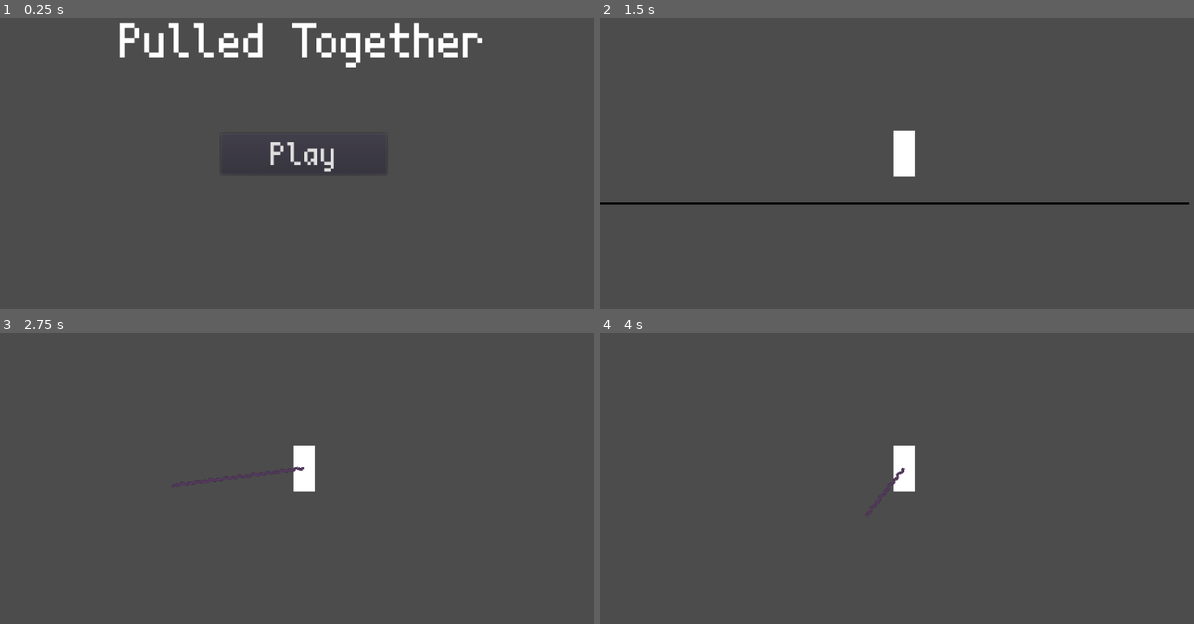
Above: before the commit, frames 1-4 (two rows, left to right).
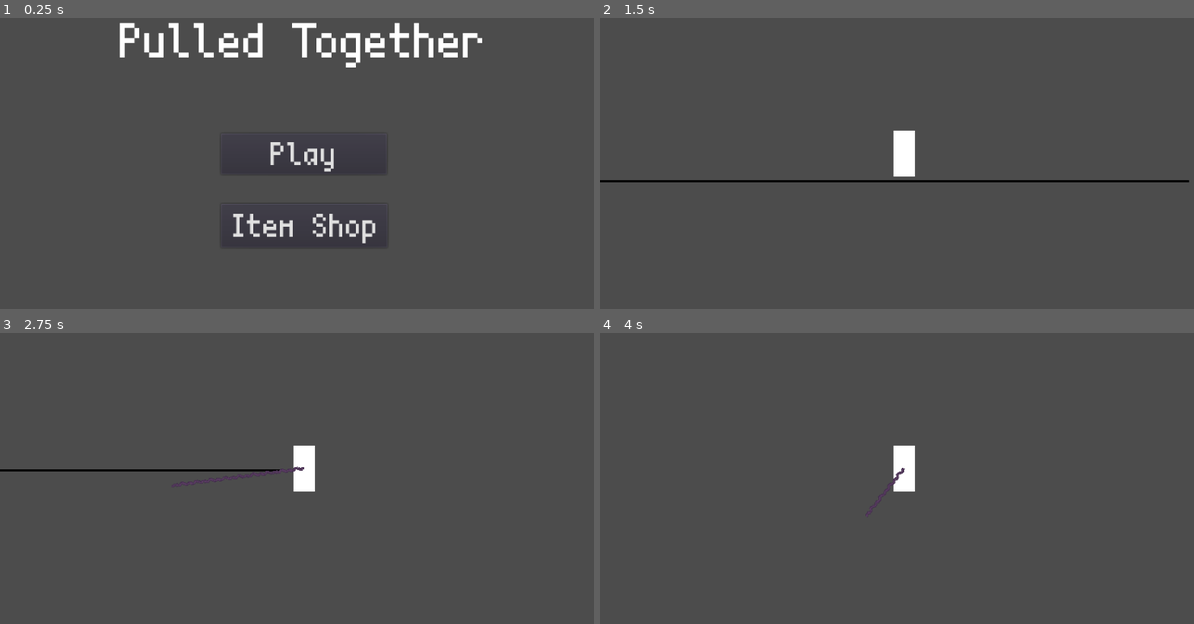
Above: after the commit, the same moments.

Repository: ShadowFungi/Pulled-Together
Game: Godot game, scene res://Scenes/Menus/MainMenu.tscn
The game is run twice, just before and just after one commit, with the same random seed, the same clock (stepped at 60 frames per second) and the same inputs.
Inputs (mouse positions are in pixels of both pictures, inside the frame that each line leads up to):
- Up to frame 1 (0.25 s): no input
- Up to frame 2 (1.5 s): click (902, 224) at 0.5 s, where only the run after the commit has a clickable "Item Shop"; click "Play" at 1.25 s
- Up to frame 3 (2.75 s): tap Enter at 2 s; move the mouse to (439, 452) at 2.02 s; hold D (move_right) from 2.03 s (still down); click (439, 452) at 2.1 s; tap W (jump) at 2.27 s
- Up to frame 4 (4 s): tap Space at 2.75 s; move the mouse to (784, 487) at 2.77 s; click (784, 487) at 2.85 s; tap W (jump) at 3.02 s; tap Enter at 3.5 s; move the mouse to (962, 394) at 3.52 s; release D (move_right) at 3.53 s; hold A (move_left) from 3.53 s (still down); click (962, 394) at 3.6 s

The runs differ from the first frame. In frame 1, 0.7% of the frame differs, in the area x 39-64%, y 67-78%; in frame 2, 1.6%, in the area x 0-100%, y 55-65%; in frame 3, 0.4%; in frame 4, nothing differs.

Commit message:
fixed some merge isusses I had

Diff:
--- /dev/null
+++ b/Assets/Fonts/ScientificaButton.tres
@@ -0,0 +1,7 @@
+[gd_resource type="DynamicFont" load_steps=2 format=2]
+
+[ext_resource path="res://Assets/Fonts/scientifica.ttf" type="DynamicFontData" id=1]
+
+[resource]
+size = 50
+font_data = ExtResource( 1 )
--- a/Scenes/Menus/MainMenu.tscn
+++ b/Scenes/Menus/MainMenu.tscn
@@ -1,12 +1,8 @@
-[gd_scene load_steps=5 format=2]
+[gd_scene load_steps=4 format=2]
 
-[ext_resource path="res://Assets/Fonts/scientifica.ttf" type="DynamicFontData" id=1]
+[ext_resource path="res://Assets/Fonts/ScientificaButton.tres" type="DynamicFont" id=1]
 [ext_resource path="res://Scripts/MainMenu.gd" type="Script" id=2]
-[ext_resource path="res://Assets/Fonts/Scientifica.tres" type="DynamicFont" id=3]
-
-[sub_resource type="DynamicFont" id=1]
-size = 50
-font_data = ExtResource( 1 )
+[ext_resource path="res://Assets/Fonts/TitleScientifica.tres" type="DynamicFont" id=3]
 
 [node name="Control" type="Control"]
 anchor_right = 1.0
@@ -31,7 +27,7 @@
 "_edit_use_anchors_": false
 }
 
-[node name="Start" type="Button" parent="."]
+[node name="Play" type="Button" parent="."]
 anchor_left = 0.5
 anchor_top = 0.5
 anchor_right = 0.5
@@ -40,10 +36,25 @@
 margin_top = -28.5
 margin_right = 115.523
 margin_bottom = 28.5
-custom_fonts/font = SubResource( 1 )
+custom_fonts/font = ExtResource( 1 )
 text = "Play"
 __meta__ = {
 "_edit_use_anchors_": false
 }
 
-[connection signal="pressed" from="Start" to="." method="_on_Start_pressed"]
+[node name="ItemShop" type="Button" parent="."]
+anchor_left = 0.5
+anchor_top = 0.5
+anchor_right = 0.5
+anchor_bottom = 0.5
+margin_left = -116.0
+margin_top = 70.0
+margin_right = 116.0
+margin_bottom = 131.0
+custom_fonts/font = ExtResource( 1 )
+text = "Item Shop"
+__meta__ = {
+"_edit_use_anchors_": false
+}
+
+[connection signal="pressed" from="Play" to="." method="_on_Play_pressed"]
--- a/Scripts/MainMenu.gd
+++ b/Scripts/MainMenu.gd
@@ -3,5 +3,5 @@
 
 
 
-func _on_Start_pressed():
+func _on_Play_pressed():
 	get_tree().change_scene("res://Scenes/Levels/Debug.tscn")
--- a/Scripts/Player/player.gd
+++ b/Scripts/Player/player.gd
@@ -6,7 +6,7 @@
 export var jump_strength := 1500.0
 export var max_jumps := 2
 export var double_jump_strength := 1200.0
-export var gravity := 4500.0
+export var gravity := 7000.0
 
 var _jumps_made := 0
 var _velocity := Vector2.ZERO
Renamed: Assets/Fonts/Scientifica.tres -> Assets/Fonts/TitleScientifica.tres
